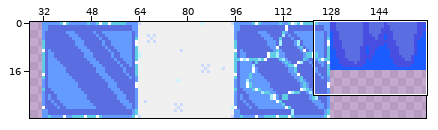
A pixel-art file gets an edit: art/tiles.aseprite. Above, an overview of the earlier version with the close-up marked.
Close-up. Old version:
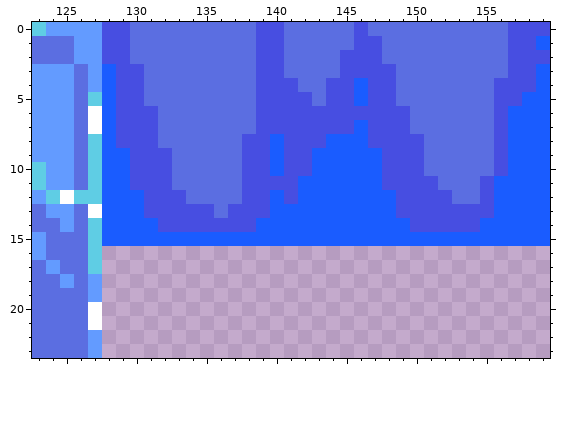
160x32 pixels, 1 frame. Shown: x 123..159, y 0..23. The wide view leaves out empty margins.
New version:
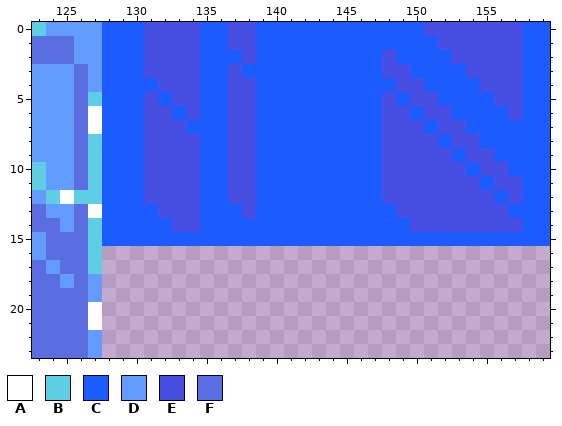
Palette (. is transparent): A #ffffff  B #5fcde4  C #1a5cff  D #639bff  E #474ee1  F #5b6ee1
Difference:
Changed rows in their new state; - is an unchanged pixel.
Layer "Layer 1":
first column x 128:
 0 CCCEEEECCEECCCCCCCCCCCCEEEEEE-CC
 1 CCCEEEECCEECCCCCCCCCCCCCEEEEE-C-
 2 CCCEEEECCCECCCCCCCCCECCCCEEEE-CC
 3 -CCEEEECCECCCCCCCCCC-ECCCCEEE-C-
 4 -CCCEEECCEECCCCCCC-CCEECCCCE--C-
 5 -CCECEECCEECCCCCCC-C-CEECCCC----
 6 -CC-ECECCEECCCCCCCCC--CEECCCCE--
 7 -CC-EECCCEECCCCCCC-C--ECEECCC---
 8 -CC-EEECCE-C-CCC---C---ECEECC---
 9 --C--EECCE-C-CC--------EECEEC---
10 --C--EECCE-C-CC--------EEECE----
11 --C--EECCE-CCC----------EEECEE--
12 ------ECCE-C-C------E----EE--E--
13 ---C---CCC-C----------------E---
14 ----C--CCCC----------------EEE--
